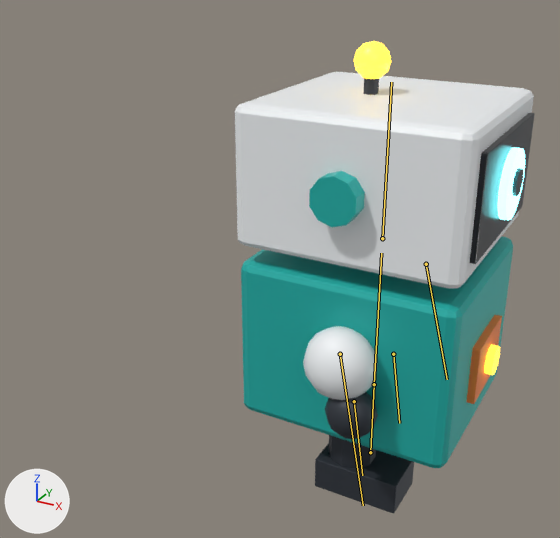
Renders of the glTF model assets/models/hero_bolt.glb from each side of a commit.
One viewpoint serves both versions: a 50 mm camera at (0.517, -1.367, 1.088) aimed at (-0.236, 0.003, 0.403). Lighting does not change. The marker at lower left points along +X, +Y and +Z. The first picture is the older version. The bones that bend it are drawn over the model as lines.

Names of what the first picture shows: 'hero_bolt'.
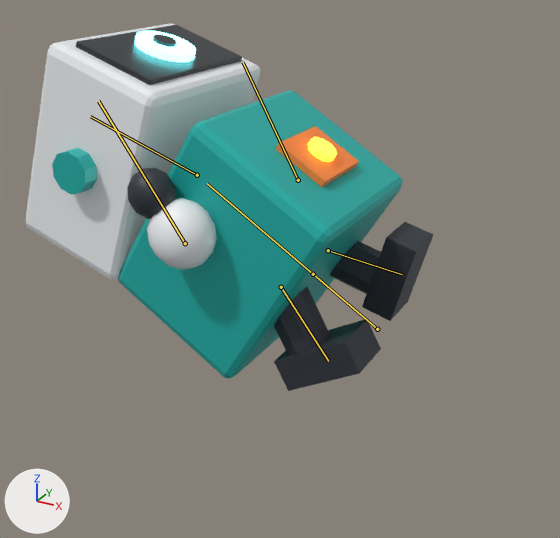
The newer file adds an action. The first version stands in its rest pose; the second is drawn at frame 10 of the action 'death'.

Pixel boxes [x1, y1, x2, y2] of what changed, in the pictures (560 x 538 px):
'hero_bolt', posed (36% wider, 22% shorter): before [235, 41, 535, 513]; after [25, 23, 433, 391]
bone 'root', root to tip: before (370, 452) to (374, 384); after (377, 329) to (313, 274)
bone 'arm.L', root to tip: before (426, 264) to (447, 379); after (298, 180) to (243, 62)
bone 'arm.R', root to tip: before (340, 354) to (363, 505); after (185, 243) to (98, 101)
bone 'head', root to tip: before (382, 238) to (391, 82); after (197, 175) to (90, 116)
bone 'leg.L', root to tip: before (393, 354) to (399, 423); after (328, 250) to (402, 274)
bone 'leg.R', root to tip: before (354, 401) to (362, 475); after (281, 287) to (328, 361)

The edits, one by one:
Bone 'root' (bone_root) moves from (0.0, 0.0, 0.0) to (0.0, 0.316, 0.0).
Bone 'root' (bone_root) turns from (0, 0, 0) to (0, 0, 59) degrees about its own x, y and z.
Bone 'arm.L' (bone_arm_l) turns from (0, 0, 0) to (17, 20, -136) degrees about its own x, y and z.
Bone 'arm.R' (bone_arm_r) turns from (0, 0, 0) to (1, 26, -139) degrees about its own x, y and z.
Bone 'head' (bone_head) turns from (0, 0, 0) to (0, 0, 13) degrees about its own x, y and z.
Bone 'leg.L' (bone_leg_l) turns from (0, 0, 0) to (2, 0, -16) degrees about its own x, y and z.
Bone 'leg.R' (bone_leg_r) turns from (0, 0, 0) to (-4, 1, 29) degrees about its own x, y and z.
